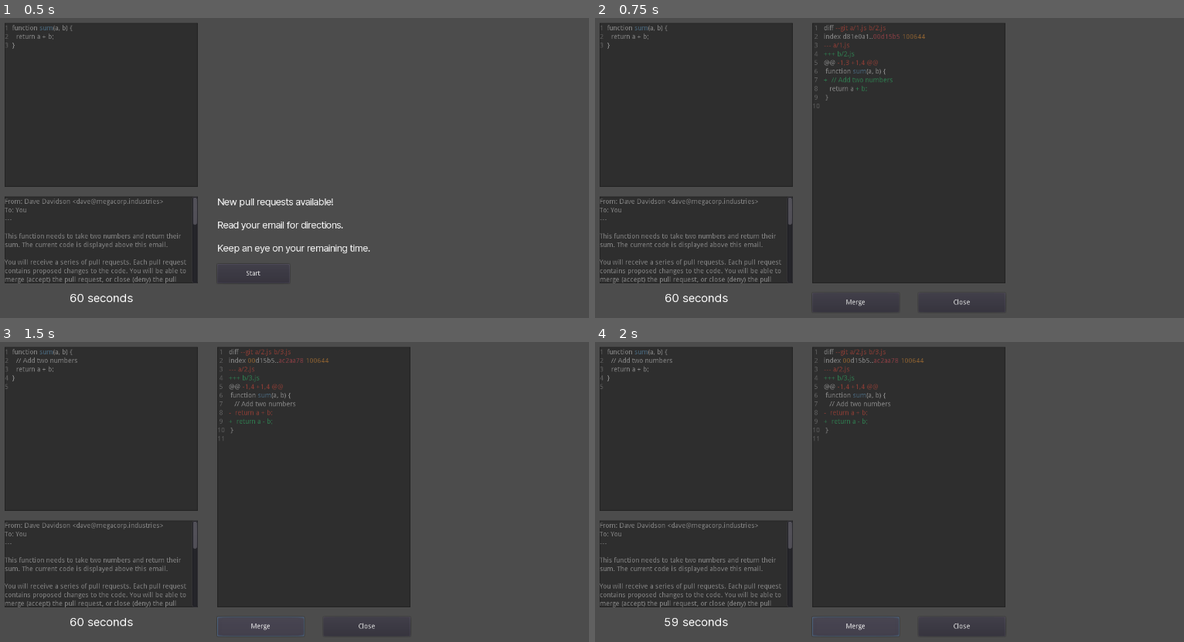
Above: before the commit, frames 1-4 (two rows, left to right).
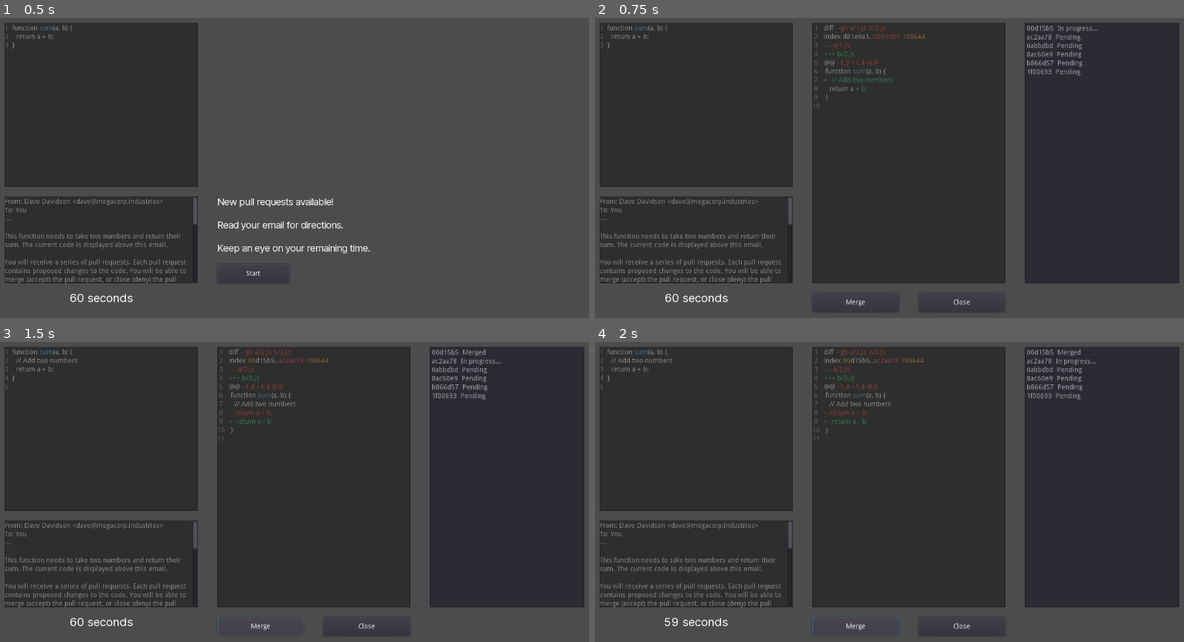
Above: after the commit, the same moments.

Repository: IvanFon/godot-wild-jam-13
Game: Godot game, scene res://Scenes/Game.tscn
Two runs of this game, one before a commit and one after it. Both use one fixed random seed, a clock stepped at 60 frames per second and the inputs below.
Inputs:
- Up to frame 1 (0.5 s): no input
- Up to frame 2 (0.75 s): click "Start" at 0.5 s
- Up to frame 3 (1.5 s): click "Merge" at 1.25 s
- Up to frame 4 (2 s): no input

Frame 1 is identical in both runs. In frame 2, 22% of the frame differs, in the area x 72-100%, y 1-89%; in frame 3, 22%; in frame 4, 22%.

Commit message:
Add list of pull requests

Diff:
--- a/Levels/1.gd
+++ b/Levels/1.gd
@@ -38,6 +38,7 @@
 	'diffs': [
 		{
 			'correct': true,
+			'id': '00d15b5',
 			'code': """function sum(a, b) {
   // Add two numbers
   return a + b;
@@ -56,6 +57,7 @@
 		},
 		{
 			'correct': false,
+			'id': 'ac2aa78',
 			'code': """function sum(a, b) {
   // Add two numbers
   return a - b;
@@ -75,6 +77,7 @@
 		},
 		{
 			'correct': true,
+			'id': '0abbdbd',
 			'code': """function sum(first, second) {
   // Add two numbers
   sum = first + second;
@@ -97,6 +100,7 @@
 		},
 		{
 			'correct': false,
+			'id': '8ac60e9',
 			'code': """function sum(a, b) {
   // Add two numbers
   first = a;
@@ -122,6 +126,7 @@
 		},
 		{
 			'correct': true,
+			'id': 'b866d57',
 			'code': """function sum(first, second) {
   // Add two numbers
   sum = 0;
@@ -153,6 +158,7 @@
 		},
 		{
 			'correct': false,
+			'id': '1f00693',
 			'code': """/* Adds two numbers together.
  *
  * Arguments:
--- a/Scenes/Game.tscn
+++ b/Scenes/Game.tscn
@@ -119,6 +119,13 @@
 margin_bottom = 640.0
 text = "Close"
 
+[node name="RequestList" type="ItemList" parent="PullRequest"]
+margin_left = 920.0
+margin_top = 60.0
+margin_right = 1240.0
+margin_bottom = 600.0
+max_columns = 2
+
 [node name="LabelTimer" type="Timer" parent="."]
 [connection signal="timeout" from="Timer" to="." method="_on_Timer_timeout"]
 [connection signal="pressed" from="Start/StartButton" to="." method="_on_StartButton_pressed"]
--- a/Scripts/Game.gd
+++ b/Scripts/Game.gd
@@ -22,6 +22,11 @@
 	$PullRequest/DiffText.text = level.DATA.diffs[curDiff].diff
 	$Timer.wait_time = level.DATA.time
 	$TimeLabel.set_text(String($Timer.wait_time) + ' seconds')
+	# Pull request list
+	for d in level.DATA.diffs:
+		$PullRequest/RequestList.add_item(d.id, null, false)
+		$PullRequest/RequestList.add_item('Pending', null, false)
+	$PullRequest/RequestList.set_item_text(1, 'In progress...')
 
 
 func next_diff(correct: bool) -> void:
@@ -30,9 +35,13 @@
 	else:
 		if correct:
 			$OrigText.text = level.DATA.diffs[curDiff].code
+			$PullRequest/RequestList.set_item_text((curDiff * 2) + 1, 'Merged')
+		else:
+			$PullRequest/RequestList.set_item_text((curDiff * 2) + 1, 'Closed')
 
 		curDiff += 1
 		$PullRequest/DiffText.text = level.DATA.diffs[curDiff].diff
+		$PullRequest/RequestList.set_item_text((curDiff * 2) + 1, 'In progress...')
 
 
 func game_over() -> void:
--- a/project.godot
+++ b/project.godot
@@ -28,6 +28,10 @@
 window/size/width=1280
 window/size/height=720
 
+[editor_plugins]
+
+enabled=PoolStringArray( "godot-command-palette" )
+
 [rendering]
 
 quality/driver/driver_name="GLES2"
Not shown, added: addons/godot-command-palette/Palette.tscn
Not shown, added: addons/godot-command-palette/command_palette.gd
Not shown, added: addons/godot-command-palette/file_index.gd
Not shown, added: addons/godot-command-palette/misc/mode_template.gd
Not shown, added: addons/godot-command-palette/modes/mode_files.gd
Not shown, added: addons/godot-command-palette/plugin.cfg
Not shown, added: addons/godot-command-palette/.gitignore
Not shown, added: addons/godot-command-palette/LICENSE
Not shown, added: addons/godot-command-palette/README.md
